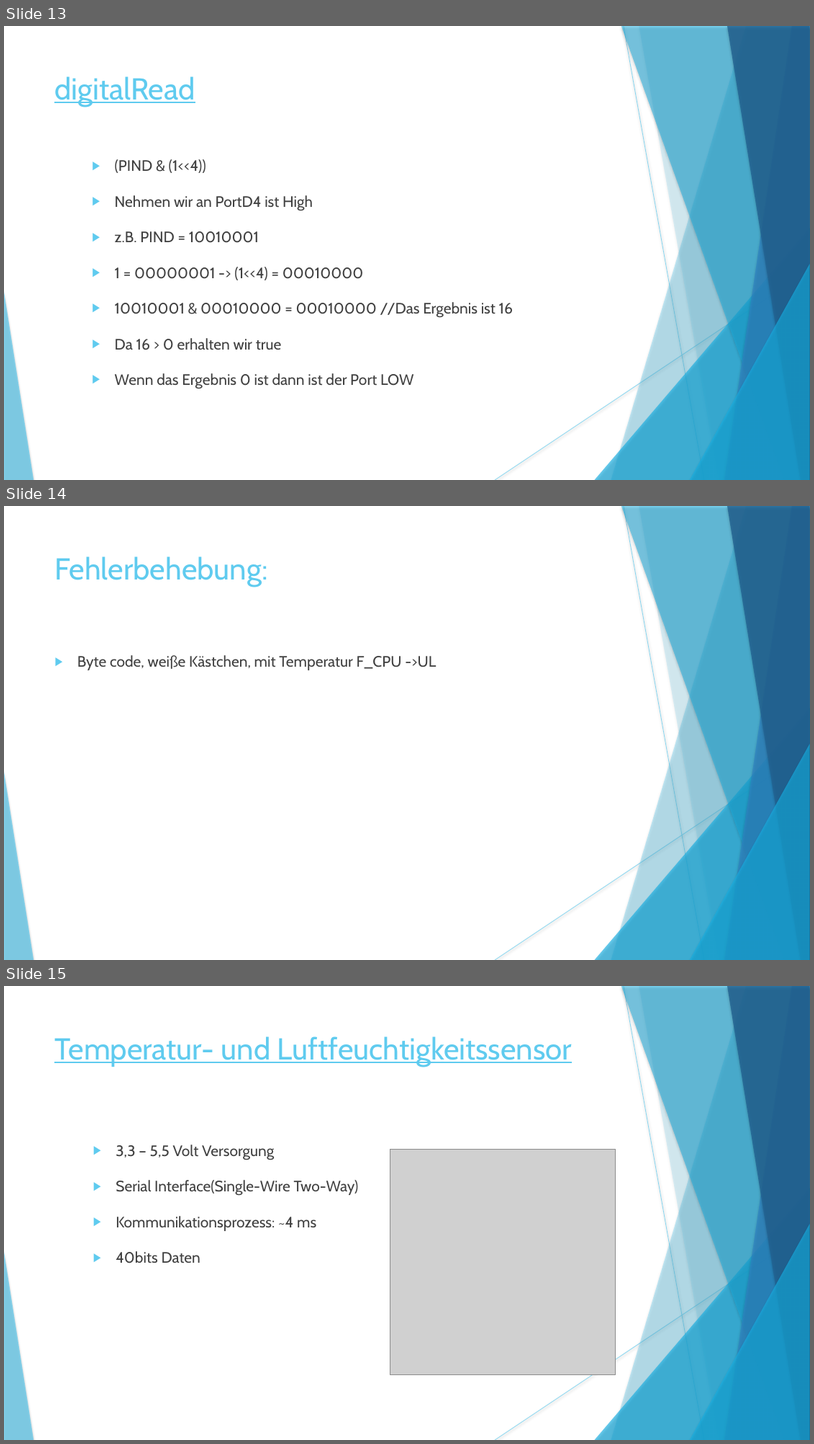
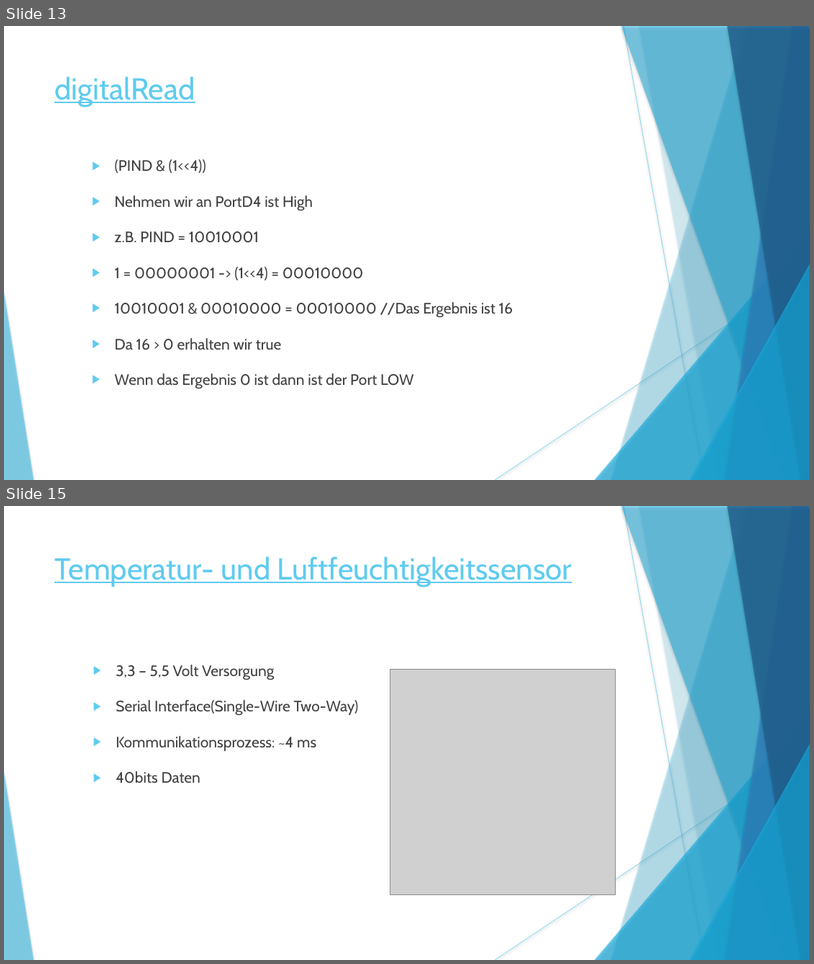
Before and after one commit to rinnerfabian/unistuff, a slide deck: 5. Semester/IoT/iot/powerPoint.pptx. Shown one above the other, each under a label of ours: slides 13, 14 and 15 before the commit, slides 13 and 15 after it; the slides between them are not shown. The pictures are 814x1444 and 814x964 pixels, drawn with LibreOffice and Linux fonts; fonts in the diff are those of the drawing; grey boxes stand for pictures. Boxes give left, top, right and bottom in pixels: in the first picture for what was removed or moved away, otherwise in the second. Text is boxed around its words. In the diff, an @@ line names an element or a change of style, - is before the commit and + after.

```diff
--- a/5. Semester/IoT/iot/powerPoint.pptx
+++ b/5. Semester/IoT/iot/powerPoint.pptx
@@ slide 14 removed at box(4, 506, 810, 960), background #FFFFFF; not listed: 10 template elements that a slide beside it also shows @@
@@ text removed at box(54, 556, 268, 587) @@
-Fehlerbehebung:
@@ text removed at box(77, 655, 436, 670) @@
-▶ Byte code, weiße Kästchen, mit Temperatur F_CPU ->UL
```
Also in this commit, not shown: 2 slides changed, 2 slides added.
